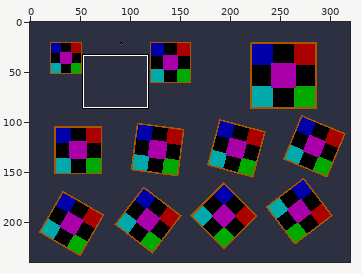
Sprite sheet, stored at ggdt/tests/ref/rgba/triangle_2d_solid_textured.png. The picture above shows the old version from afar; the outline marks the close-up.
Close-up. Before:
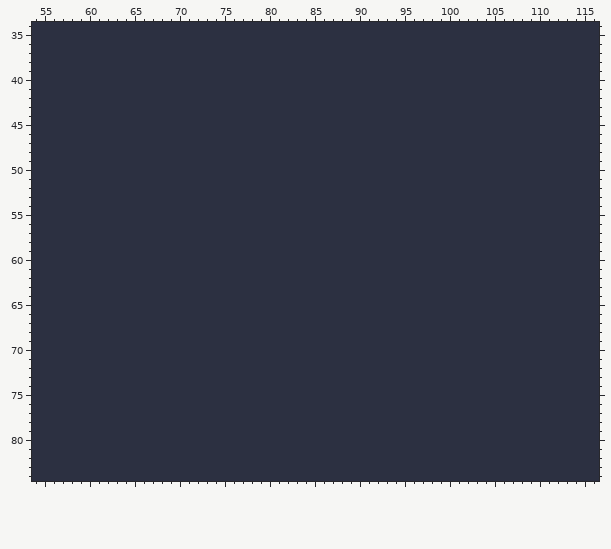
The file is 320x240 pixels. Shown: x 54..116, y 34..84.
New version:
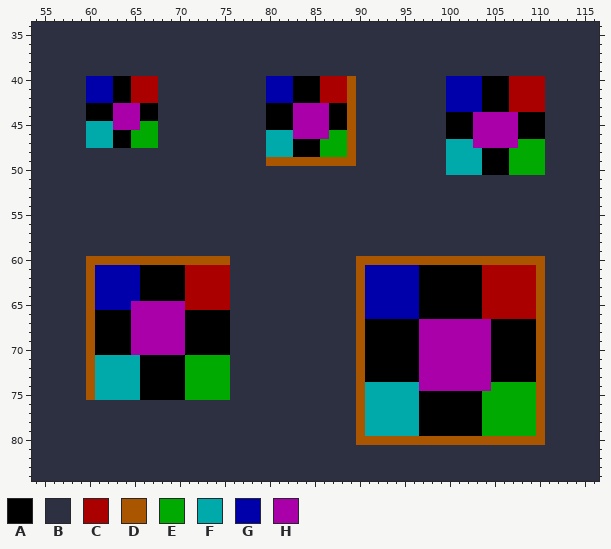
Palette (. is transparent): A #000000  B #2c3041  C #aa0000  D #aa5500  E #00aa00  F #00aaaa  G #0000aa  H #aa00aa
Commit message: update triangle graphics ref tests with yet a few more variations
Edits made:
y 40..42: x 60..67 BBBBBBBB -> GGGAACCC; x 80..89 BBBBBBBBBB -> GGGAAACCCD; x 100..110 BBBBBBBBBBB -> GGGGAAACCCC
y 43: x 60..67 BBBBBBBB -> AAAHHHAA; x 80..89 BBBBBBBBBB -> AAAHHHHAAD; x 100..110 BBBBBBBBBBB -> GGGGAAACCCC
y 44: x 60..67 BBBBBBBB -> AAAHHHAA; x 80..89 BBBBBBBBBB -> AAAHHHHAAD; x 100..110 BBBBBBBBBBB -> AAAHHHHHAAA
y 45: x 60..67 BBBBBBBB -> FFFHHHEE; x 80..89 BBBBBBBBBB -> AAAHHHHAAD; x 100..110 BBBBBBBBBBB -> AAAHHHHHAAA
y 46: x 60..67 BBBBBBBB -> FFFAAEEE; x 80..89 BBBBBBBBBB -> FFFHHHHEED; x 100..110 BBBBBBBBBBB -> AAAHHHHHAAA
y 47: x 60..67 BBBBBBBB -> FFFAAEEE; x 80..89 BBBBBBBBBB -> FFFAAAEEED; x 100..110 BBBBBBBBBBB -> FFFHHHHHEEE
y 48: x 80..89 BBBBBBBBBB -> FFFAAAEEED; x 100..110 BBBBBBBBBBB -> FFFFAAAEEEE
y 49: x 80..89 BBBBBBBBBB -> DDDDDDDDDD; x 100..110 BBBBBBBBBBB -> FFFFAAAEEEE
y 50: x 100..110 BBBBBBBBBBB -> FFFFAAAEEEE
y 60: x 60..75 BBBBBBBBBBBBBBBB -> DDDDDDDDDDDDDDDD; x 90..110 BBBBBBBBBBBBBBBBBBBBB -> DDDDDDDDDDDDDDDDDDDDD
y 61..64: x 60..75 BBBBBBBBBBBBBBBB -> DGGGGGAAAAACCCCC; x 90..110 BBBBBBBBBBBBBBBBBBBBB -> DGGGGGGAAAAAAACCCCCCD
y 65: x 60..75 BBBBBBBBBBBBBBBB -> DGGGGHHHHHHCCCCC; x 90..110 BBBBBBBBBBBBBBBBBBBBB -> DGGGGGGAAAAAAACCCCCCD
y 66: x 60..75 BBBBBBBBBBBBBBBB -> DAAAAHHHHHHAAAAA; x 90..110 BBBBBBBBBBBBBBBBBBBBB -> DGGGGGGAAAAAAACCCCCCD
y 67..70: x 60..75 BBBBBBBBBBBBBBBB -> DAAAAHHHHHHAAAAA; x 90..110 BBBBBBBBBBBBBBBBBBBBB -> DAAAAAAHHHHHHHHAAAAAD
y 71..73: x 60..75 BBBBBBBBBBBBBBBB -> DFFFFFAAAAAEEEEE; x 90..110 BBBBBBBBBBBBBBBBBBBBB -> DAAAAAAHHHHHHHHAAAAAD
y 74: x 60..75 BBBBBBBBBBBBBBBB -> DFFFFFAAAAAEEEEE; x 90..110 BBBBBBBBBBBBBBBBBBBBB -> DFFFFFFHHHHHHHHEEEEED
y 75: x 60..75 BBBBBBBBBBBBBBBB -> DFFFFFAAAAAEEEEE; x 90..110 BBBBBBBBBBBBBBBBBBBBB -> DFFFFFFAAAAAAAEEEEEED
y 76..79: x 90..110 BBBBBBBBBBBBBBBBBBBBB -> DFFFFFFAAAAAAAEEEEEED
y 80: x 90..110 BBBBBBBBBBBBBBBBBBBBB -> DDDDDDDDDDDDDDDDDDDDD
